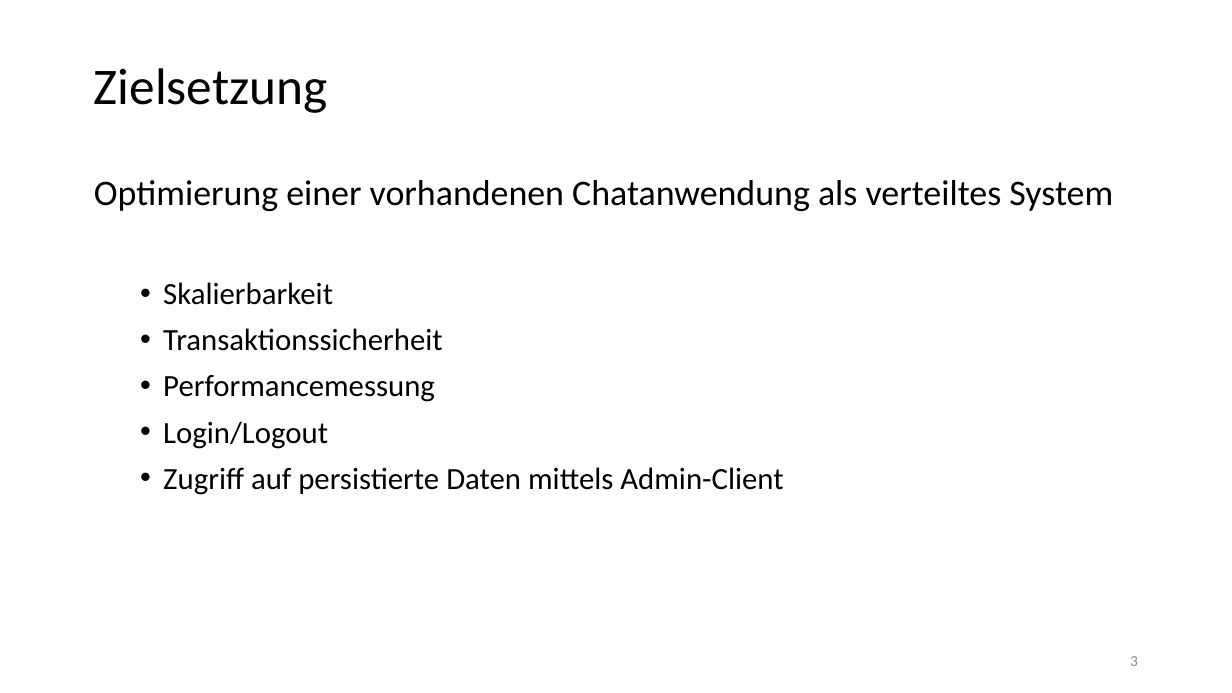
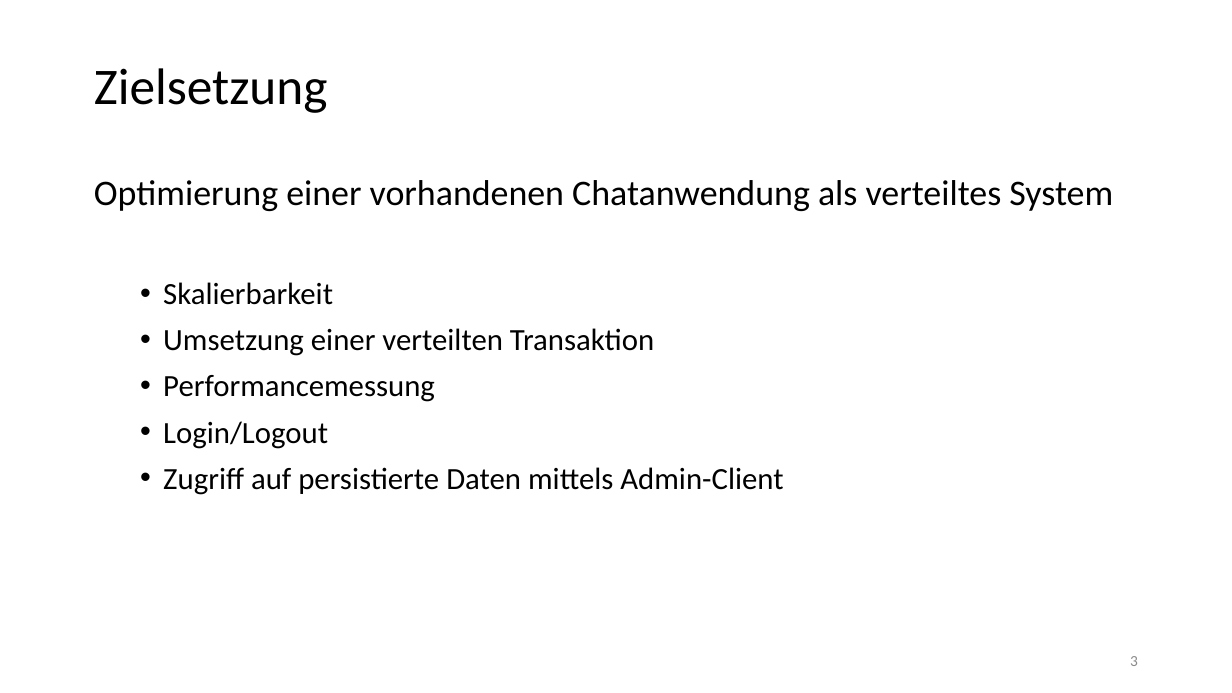
Before and after one commit to chrissike/chatapplication, a slide deck: slide 3 of dokumentation/vortrag.pptx. Drawn at 1232x693 pixels with LibreOffice and Linux fonts; fonts in the diff are those of the drawing; background and template pictures are left out. Boxes give left, top, right and bottom in pixels: in the first picture for what was removed or moved away, otherwise in the second. Text is boxed around its words. In the diff, an @@ line names an element or a change of style, - is before the commit and + after.

```diff
--- a/dokumentation/vortrag.pptx
+++ b/dokumentation/vortrag.pptx
@@ text at (163,328,654,356): text changed @@
-    • Transaktionssicherheit
+    • Umsetzung einer verteilten Transaktion
```
Also in this commit, not shown: 1 other slide changed.
